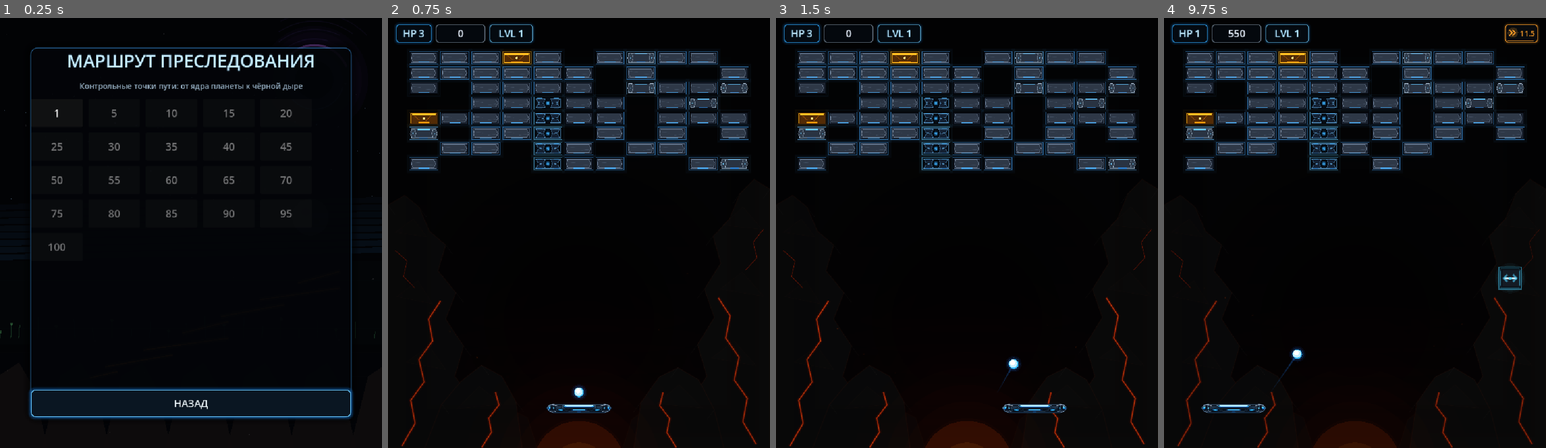
Above: before the commit, frames 1-4 (left to right).
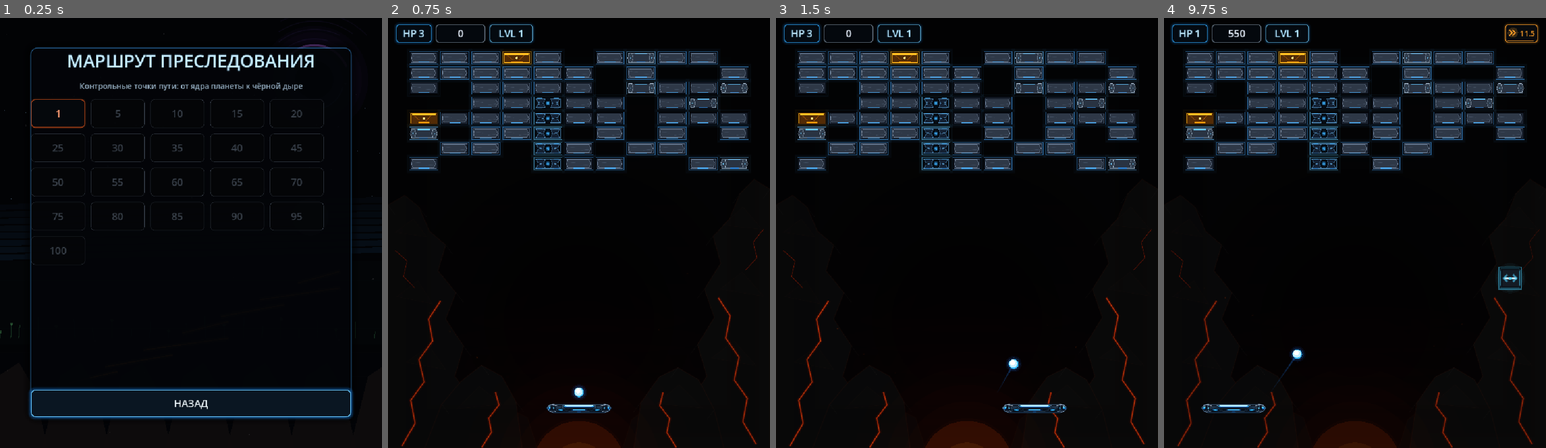
Above: after the commit, the same moments.

Repository: Ardarik421/arkanoid
Game: Godot game, scene res://scenes/level_select.tscn
Same seed, same stepped clock (60 frames per second), same inputs: the game is played once before the commit and once after it. This scene is started directly instead of the project's main scene.
Inputs (mouse positions are in pixels of both pictures, inside the frame that each line leads up to):
- Up to frame 1 (0.25 s): no input
- Up to frame 2 (0.75 s): click "1" at 0.5 s
- Up to frame 3 (1.5 s): tap Enter at 1.25 s; move the mouse to (1051, 211) at 1.27 s; hold D (move_right) from 1.28 s (still down); tap Space (launch_ball) at 1.35 s
- Up to frame 4 (9.75 s): move the mouse to (1278, 254) at 2.02 s; release D (move_right) at 2.03 s; hold A (move_left) 2.03-2.78 s; tap Space (launch_ball) every 0.75 s from 2.1 to 9.6 s; move the mouse to (1393, 138) at 2.77 s; hold D (move_right) 2.78-4.28 s; move the mouse to (1335, 319) at 3.52 s; move the mouse to (1469, 297) at 4.27 s; hold A (move_left) 4.28-6.53 s; move the mouse to (1240, 168) at 5.02 s; move the mouse to (1374, 233) at 5.77 s; move the mouse to (1297, 125) at 6.52 s; hold D (move_right) 6.53-8.78 s; move the mouse to (1439, 211) at 7.27 s; move the mouse to (1278, 254) at 8.02 s; move the mouse to (1393, 138) at 8.77 s; hold A (move_left) from 8.78 s (still down); move the mouse to (1335, 319) at 9.52 s

The runs differ from the first frame. In frame 1, 1.5% of the frame differs, in the area x 8-85%, y 18-58%; in frame 2, nothing differs; in frame 3, nothing differs; in frame 4, less than 0.1%.

Commit message:
Связал контрольные точки с этапами путешествия

Diff:
--- a/scenes/level_select.gd
+++ b/scenes/level_select.gd
@@ -10,6 +10,19 @@
 	100
 ]
 
+const CHAPTER_COLORS: Array[Color] = [
+	Color(1.0, 0.38, 0.12, 1.0),
+	Color(0.88, 0.55, 0.16, 1.0),
+	Color(0.42, 0.76, 0.38, 1.0),
+	Color(0.28, 0.72, 0.72, 1.0),
+	Color(0.28, 0.62, 0.96, 1.0),
+	Color(0.34, 0.48, 1.0, 1.0),
+	Color(0.48, 0.38, 1.0, 1.0),
+	Color(0.66, 0.34, 1.0, 1.0),
+	Color(0.82, 0.32, 0.96, 1.0),
+	Color(0.94, 0.42, 0.82, 1.0)
+]
+
 func _ready():
 	create_level_buttons()
 	$Panel/Content/BackButton.grab_focus()
@@ -18,11 +31,66 @@
 	for level in CHECKPOINTS:
 		var button = Button.new()
 		button.text = str(level)
-		button.custom_minimum_size = Vector2(130, 70)
-		button.add_theme_font_size_override("font_size", 26)
+		button.custom_minimum_size = Vector2(136, 72)
+		button.add_theme_font_size_override("font_size", 25)
+		button.add_theme_constant_override("outline_size", 2)
+		button.add_theme_color_override("font_outline_color", Color(0.01, 0.018, 0.03, 1.0))
 		button.disabled = level > SaveManager.highest_unlocked_level
+		apply_checkpoint_style(button, level)
 		button.pressed.connect(_on_level_pressed.bind(level))
 		$Panel/Content/LevelGrid.add_child(button)
+
+func apply_checkpoint_style(button: Button, level: int):
+	var chapter_index = clampi(int((max(level, 1) - 1) / 10), 0, CHAPTER_COLORS.size() - 1)
+	var accent = CHAPTER_COLORS[chapter_index]
+	var unlocked = not button.disabled
+
+	if unlocked:
+		button.add_theme_color_override("font_color", accent.lightened(0.38))
+		button.add_theme_color_override("font_hover_color", Color(0.96, 0.99, 1.0, 1.0))
+		button.add_theme_color_override("font_focus_color", Color(0.96, 0.99, 1.0, 1.0))
+		button.add_theme_color_override("font_pressed_color", accent.lightened(0.2))
+		button.add_theme_stylebox_override("normal", make_checkpoint_box(accent, false, false))
+		button.add_theme_stylebox_override("hover", make_checkpoint_box(accent, true, false))
+		button.add_theme_stylebox_override("focus", make_checkpoint_box(accent, true, false))
+		button.add_theme_stylebox_override("pressed", make_checkpoint_box(accent, false, true))
+	else:
+		button.add_theme_color_override("font_disabled_color", Color(0.32, 0.36, 0.41, 0.7))
+		button.add_theme_stylebox_override("disabled", make_locked_box())
+
+func make_checkpoint_box(accent: Color, highlighted: bool, pressed: bool) -> StyleBoxFlat:
+	var box = StyleBoxFlat.new()
+	box.bg_color = Color(0.018, 0.03, 0.048, 0.96)
+	if highlighted:
+		box.bg_color = Color(accent.r * 0.12 + 0.025, accent.g * 0.12 + 0.035, accent.b * 0.12 + 0.05, 0.98)
+	if pressed:
+		box.bg_color = Color(0.012, 0.022, 0.038, 1.0)
+	box.border_width_left = 2
+	box.border_width_top = 2
+	box.border_width_right = 2
+	box.border_width_bottom = 2
+	box.border_color = Color(accent.r, accent.g, accent.b, 0.9 if highlighted else 0.62)
+	box.corner_radius_top_left = 10
+	box.corner_radius_top_right = 10
+	box.corner_radius_bottom_right = 10
+	box.corner_radius_bottom_left = 10
+	box.shadow_color = Color(accent.r, accent.g, accent.b, 0.18 if highlighted else 0.08)
+	box.shadow_size = 8 if highlighted else 4
+	return box
+
+func make_locked_box() -> StyleBoxFlat:
+	var box = StyleBoxFlat.new()
+	box.bg_color = Color(0.018, 0.023, 0.03, 0.82)
+	box.border_width_left = 1
+	box.border_width_top = 1
+	box.border_width_right = 1
+	box.border_width_bottom = 1
+	box.border_color = Color(0.22, 0.25, 0.29, 0.52)
+	box.corner_radius_top_left = 10
+	box.corner_radius_top_right = 10
+	box.corner_radius_bottom_right = 10
+	box.corner_radius_bottom_left = 10
+	return box
 
 func _on_level_pressed(level: int):
 	SaveManager.selected_level = level
